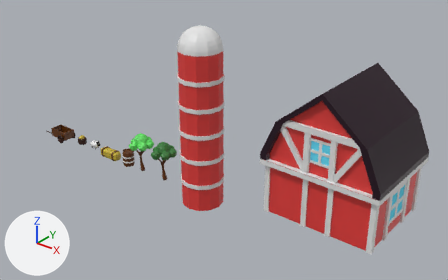
One commit to the FBX model Assets/Materials/Models/Low_Poly_Barn.fbx: the scene before it, then after it.
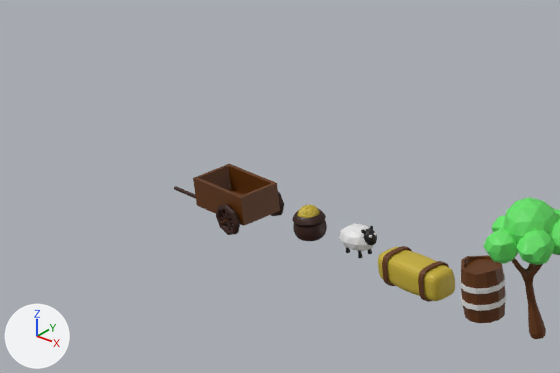
Each version is shown whole from a 50 mm camera at (117.0, -83.5, 66.2) aimed at (46.3, 4.9, 11.5), then close up on the part from 0% to 33% of the width and 29% to 64% of the height. The axes (+X, +Y, +Z) are drawn at lower left. The lights are the same throughout. The older version's two pictures come first. Where no turn or scale is listed for an object, it has been applied to the vertices.

Names of what the first close-up shows: 'Barrel', 'Cube', 'Sheep', 'Tree', 'WheatPile', 'WheelBarrow'.
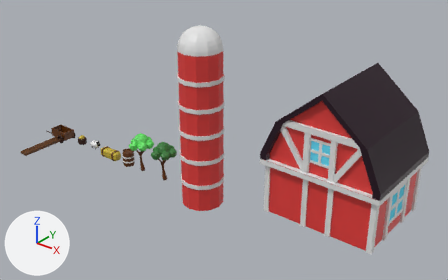
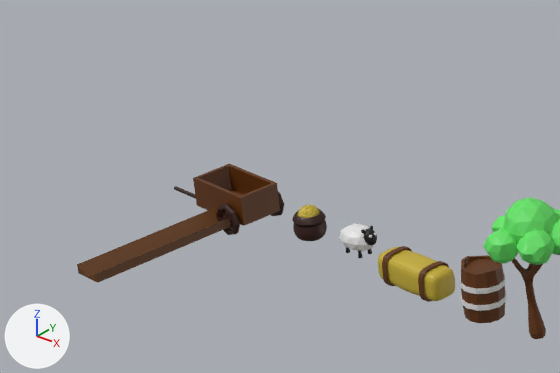
Patch to the scene script:
```diff
--- a/Assets/Materials/Models/Low_Poly_Barn.fbx.py
+++ b/Assets/Materials/Models/Low_Poly_Barn.fbx.py
@@ mat_patchbrown @@
+mat_patchbrown = principled_material('PatchBrown')
+mat_patchbrown.base_color = (0.12, 0.038, 0.00285)  # brown #613709
@@ me_cube_001 @@
+me_cube_001.from_pydata([(1.0, -11.0, -1.0), (1.0, -11.0, -0.38), (1.0, 1.0, -1.0), (1.0, 1.0, -0.38), (0.0, 1.0, -1.0), (0.0, 1.0, -0.92), (0.0, -11.0, -1.0), (0.0, -11.0, -0.92), (-1.0, -11.0, -1.0), (-1.0, -11.0, -0.38), (-1.0, 1.0, -1.0), (-1.0, 1.0, -0.38)], [], [(4, 5, 3, 2), (2, 3, 1, 0), (4, 2, 0, 6), (3, 5, 7, 1), (0, 1, 7, 6), (4, 10, 11, 5), (10, 8, 9, 11), (4, 6, 8, 10), (11, 9, 7, 5), (8, 6, 7, 9)])
+me_cube_001.materials.append(mat_patchbrown)  # brown #613709
@@ ob_seedpatch @@
+ob_seedpatch = bpy.data.objects.new('SeedPatch', me_cube_001)
+ob_seedpatch.location = (0.0, -1.0, 1.0)
```

What differs and where, as boxes (x1, y1, x2, y2) in the close-ups (560 x 373 px):
'SeedPatch', added (brown): after (77, 208, 231, 282)
